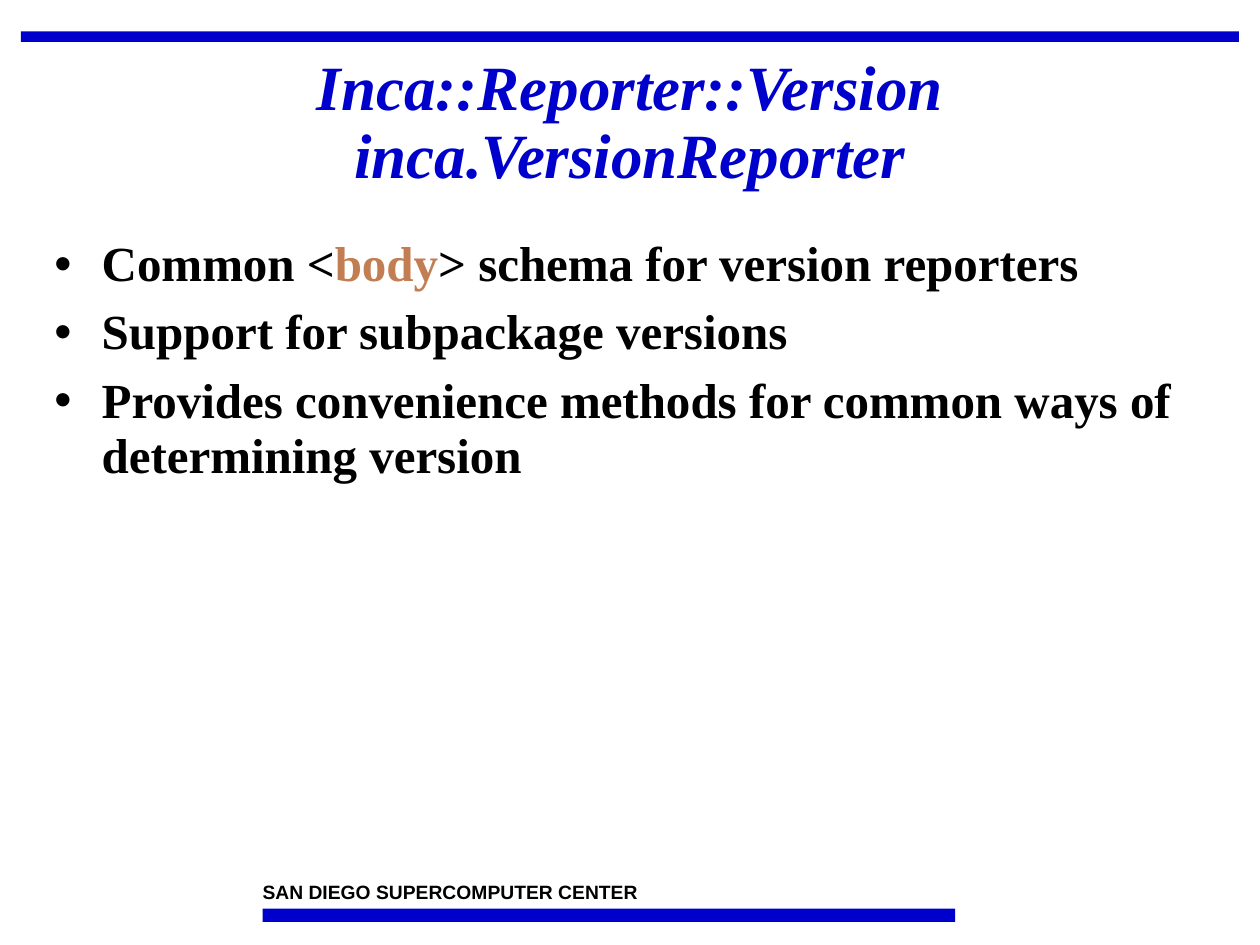
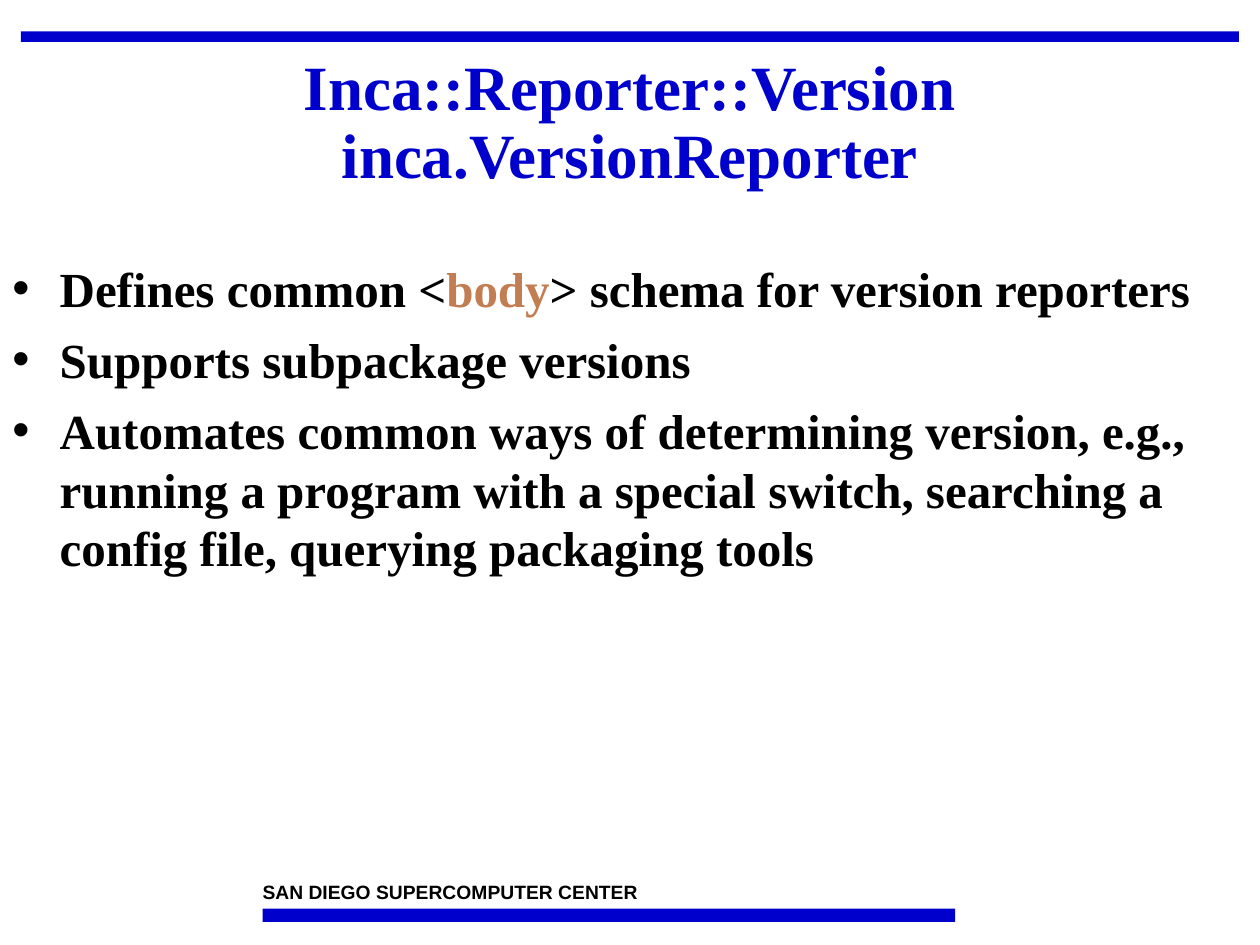
Before and after one commit to IncaProject/inca-xsede, a slide deck: slide 15 of talks/2008workshop/incaReporters.ppt (slide 16 before the commit). Drawn at 1260x945 pixels with LibreOffice and Linux fonts; fonts in the diff are those of the drawing; background and template pictures are left out. Boxes give left, top, right and bottom in pixels: in the first picture for what was removed or moved away, otherwise in the second. Text is boxed around its words. In the diff, an @@ line names an element or a change of style, - is before the commit and + after.

```diff
--- a/talks/2008workshop/incaReporters.ppt
+++ b/talks/2008workshop/incaReporters.ppt
@@ title "Inca::Reporter::Version inca.VersionReporter" at [304,66,955,190]: italic off @@
@@ text at [60,272,1190,576]: text changed @@
-• Common <body> schema for version reporters
-• Support for subpackage versions
-• Provides convenience methods for common ways of determining version
+• Defines common <body> schema for version reporters
+• Supports subpackage versions
+• Automates common ways of determining version, e.g., running a program with a special switch, searching a config file, querying packaging tools
```
Also in this commit, not shown: 32 other slides changed, 1 slide added, 5 slides removed, 1 other file.
